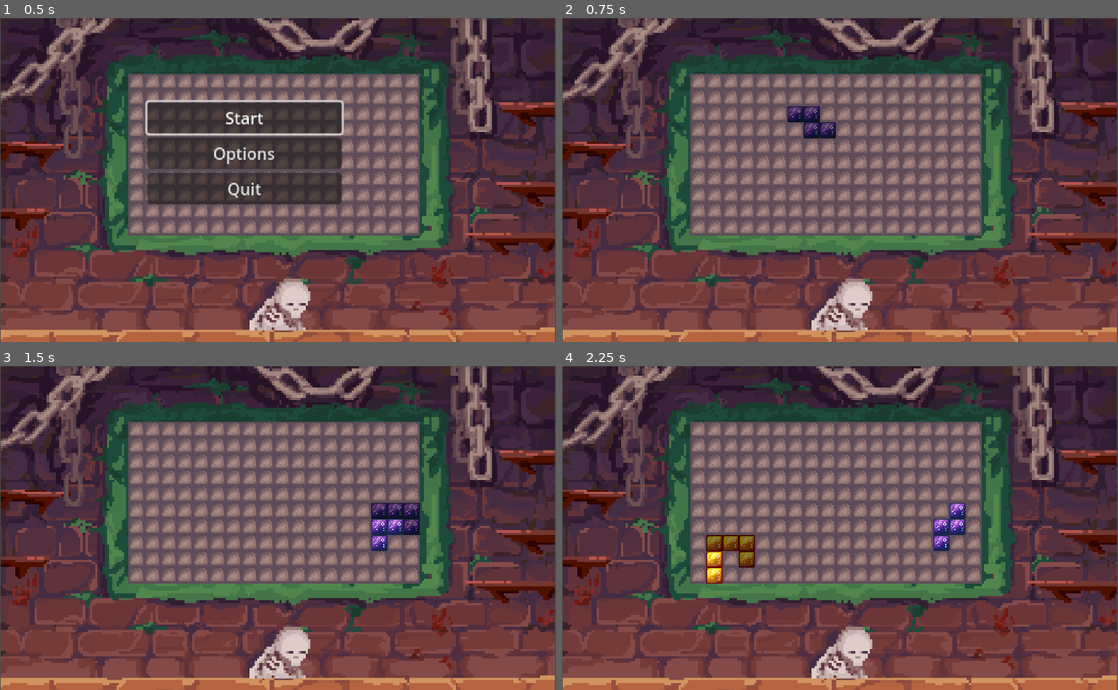
Above: before the commit, frames 1-4 (two rows, left to right).
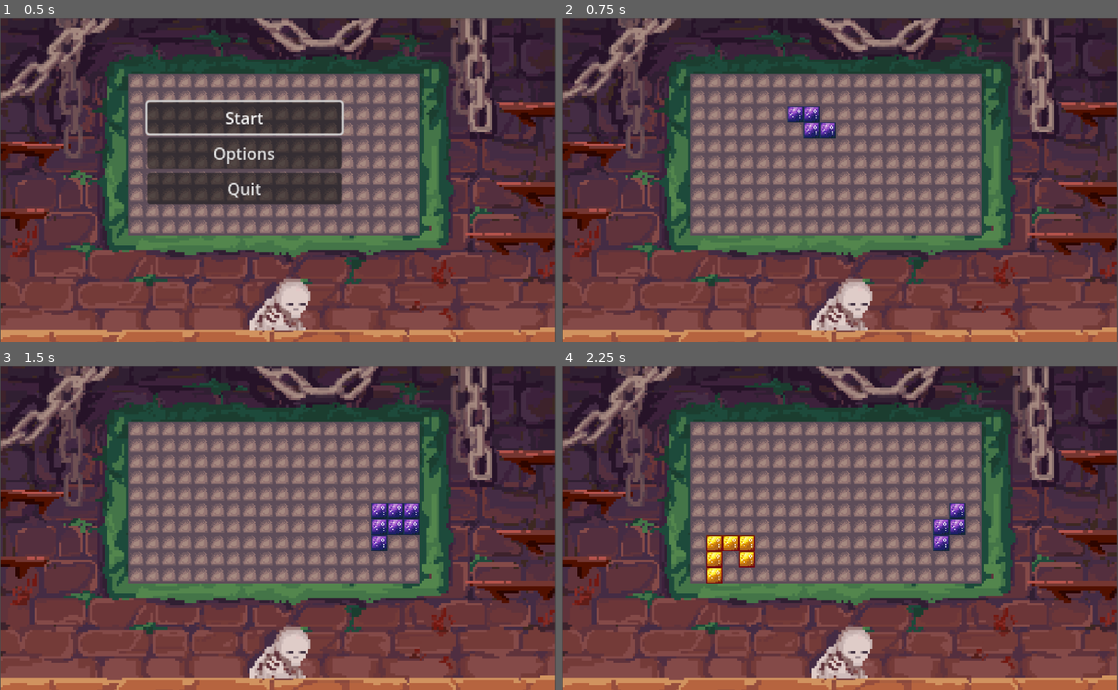
Above: after the commit, the same moments.

Repository: Coffin-Likker/tetrarcana
Game: Godot game, scene res://scenes/main.tscn
Same seed, same stepped clock (60 frames per second), same inputs: the game is played once before the commit and once after it.
Inputs (mouse positions are in pixels of both pictures, inside the frame that each line leads up to):
- Up to frame 1 (0.5 s): no input
- Up to frame 2 (0.75 s): click "Start" at 0.5 s
- Up to frame 3 (1.5 s): tap Enter at 1.25 s; move the mouse to (400, 511) at 1.27 s; tap E (rotate_clockwise) at 1.35 s; click (400, 511) at 1.42 s
- Up to frame 4 (2.25 s): tap Space at 2 s; move the mouse to (728, 544) at 2.02 s; tap Q (rotate_counterclockwise) at 2.1 s; click (728, 544) at 2.17 s

Frame 1 is identical in both runs. In frame 2, 0.5% of the frame differs, in the area x 40-50%, y 27-38%; in frame 3, 0.5%; in frame 4, 0.6%, in the area x 25-35%, y 52-63%.

Commit message:
Updated tile colour logic

Diff:
--- a/scripts/tile_map.gd
+++ b/scripts/tile_map.gd
@@ -49,9 +49,10 @@
 const PLAYER_1_TILE = Vector2i(0, 0)
 const PLAYER_2_TILE = Vector2i(2, 0)  # Red tile
 const EMPTY_TILE = Vector2i(4, 0)
-const GHOST_TILE = Vector2i(1, 0)
-const GHOST_TILE_OPPONENT = Vector2i(3, 0)
-const INVALID_GHOST_TILE = Vector2i(2, 0)
+const GHOST_TILE = Vector2i(0, 0)
+const GHOST_TILE_OPPONENT = Vector2i(2, 0)
+const INVALID_GHOST_TILE = Vector2i(1, 0)
+const INVALID_GHOST_TILE_OPPONENT = Vector2i(3,0)
 
 # Layer constants
 const BOARD_LAYER = 0
@@ -185,10 +186,12 @@
 	clear_layer(GHOST_LAYER)
 	var game_manager = get_parent()
 	var current_player_tile = PLAYER_1_TILE if game_manager.current_player == game_manager.Player.PLAYER_1 else PLAYER_2_TILE
-	var ghost_tile = GHOST_TILE if game_manager.current_player == game_manager.Player.PLAYER_1 else GHOST_TILE_OPPONENT
-
 	var can_place = game_manager.turn_count < 2 or can_place_piece(current_ghost_position, current_player_tile)
-	ghost_tile = ghost_tile if can_place else INVALID_GHOST_TILE
+	var ghost_tile
+	if game_manager.current_player == game_manager.Player.PLAYER_1:
+		ghost_tile = GHOST_TILE if can_place else INVALID_GHOST_TILE
+	else:
+		ghost_tile = GHOST_TILE_OPPONENT if can_place else INVALID_GHOST_TILE_OPPONENT
 
 	for offset in active_piece:
 		var tile_position = current_ghost_position + offset
